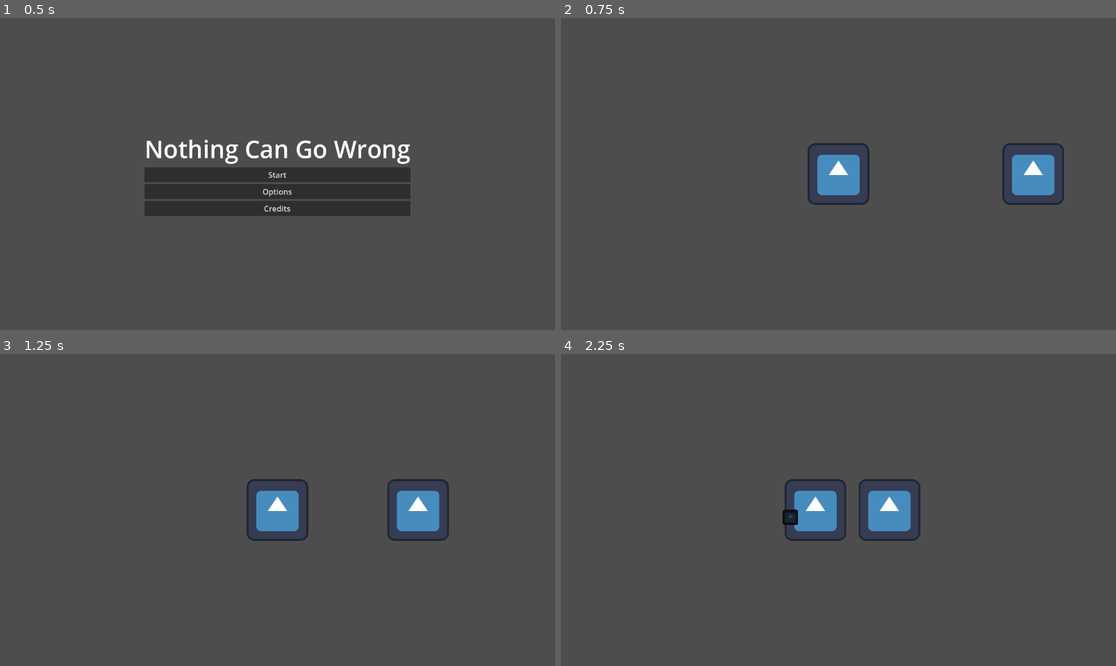
Above: before the commit, frames 1-4 (two rows, left to right).
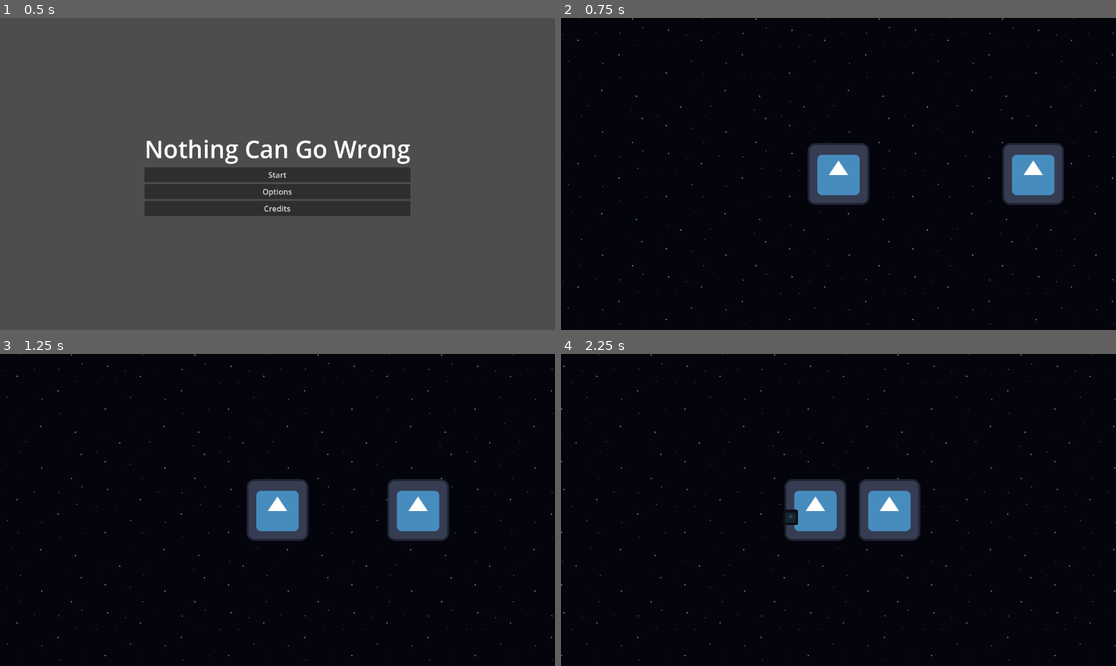
Above: after the commit, the same moments.

Repository: WinterAtne/Game-Jam
Game: Godot game, scene res://scenes/main.tscn
Two runs of this game, one before a commit and one after it. Both use one fixed random seed, a clock stepped at 60 frames per second and the inputs below. The engine's default icon, where the game draws it, is replaced by a stand-in: a white triangle on a blue panel in a dark square.
Inputs (mouse positions are in pixels of both pictures, inside the frame that each line leads up to):
- Up to frame 1 (0.5 s): no input
- Up to frame 2 (0.75 s): click "Start" at 0.5 s
- Up to frame 3 (1.25 s): no input
- Up to frame 4 (2.25 s): move the mouse to (960, 494) at 1.27 s; hold D (right) 1.28-2.03 s; click (960, 494) at 1.35 s; move the mouse to (727, 525) at 2.02 s; hold Down (down) from 2.03 s (still down); click (727, 525) at 2.1 s

Frame 1 is identical in both runs. In frame 2, 96% of the frame differs, in the area x 0-100%, y 0-100%; in frame 3, 96%; in frame 4, 96%.

Commit message:
Added background to test level to enable further developement

Diff:
--- a/scenes/level.tscn
+++ b/scenes/level.tscn
@@ -1,8 +1,9 @@
-[gd_scene load_steps=4 format=3 uid="uid://c33c8c4k127jd"]
+[gd_scene load_steps=5 format=3 uid="uid://c33c8c4k127jd"]
 
 [ext_resource type="Script" path="res://scenes/level.gd" id="1_8rgm8"]
 [ext_resource type="PackedScene" uid="uid://cpc1b408ujakp" path="res://scenes/player.tscn" id="1_gxo64"]
 [ext_resource type="PackedScene" uid="uid://c05uv3ypr1134" path="res://scenes/enemy.tscn" id="3_xslmb"]
+[ext_resource type="Texture2D" uid="uid://cmco2nuejtaka" path="res://asssets/tmp_stary_background.png" id="4_fl1cp"]
 
 [node name="Level" type="Node2D"]
 script = ExtResource("1_8rgm8")
@@ -11,3 +12,11 @@
 
 [node name="TestDummy" parent="." instance=ExtResource("3_xslmb")]
 position = Vector2(453, 0)
+
+[node name="TextureRect" type="Parallax2D" parent="."]
+show_behind_parent = true
+repeat_size = Vector2(256, 256)
+repeat_times = 16
+
+[node name="Sprite2D" type="Sprite2D" parent="TextureRect"]
+texture = ExtResource("4_fl1cp")
Binary file added: asssets/tmp_stary_background.png
Not shown, added: asssets/tmp_stary_background.png.import
